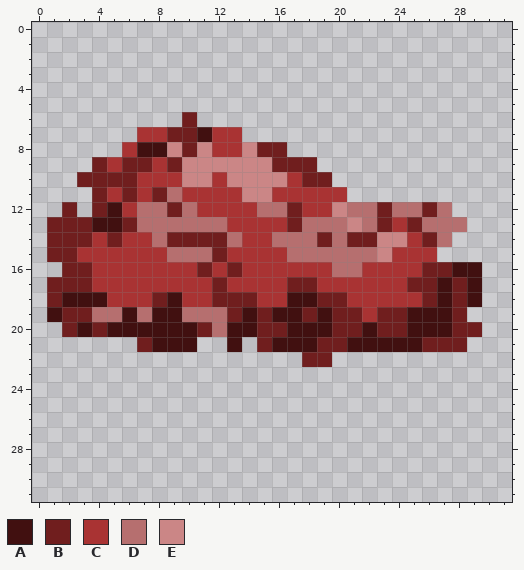
One commit to this pixel-art sprite: sprites/spr_pile1/87aecc43-8ed0-46d5-9b15-66b423465696.png. Above, as it was before the edit.
The file is 32x32 pixels. Colours within 5 levels of each other are drawn and written as one. The old version is drawn lined up with the new one.
Palette (. is transparent): A #411010  B #701e1e  C #a93333  D #b66f6f  E #cb8686
Pixels before, first column x 1:
 6 .........B...................
 7 ......CCBBACC................
 8 .....CAAEBECCEBB.............
 9 ...BCBBCBEEEEEEBBB...........
10 ..BBBBCCCEECEEEECBB..........
11 ...BCBCBDCCCCEECCCCC.........
12 .B.BACDDBDCCCCDDBCCEDDBDDBD..
13 BBBAABDDDDDDCCCCBDDDEDBCBDDD.
14 BBBCBCCDBBBBDCCDDDBDBBEECBD..
15 BBCCCCCCDDDBCCCCDDDDDDECCC...
16 .BBCCCCCCCBCBCCCCCCDDCCCCBBAA
17 BBBCCCCCCCCBCCCCBBCCCCCCBBABA
18 BAAACCCBACCBBBCCAABBCCCCCBABA
19 ABBDDADAADDDBABAABABBCBBAAAB.
20 .BABAAAAAABDAABBAAABBABBAAABB
21 ......BAAA..A.BAAABBAAAAABBB.
22 .................BB..........
Now the later version:
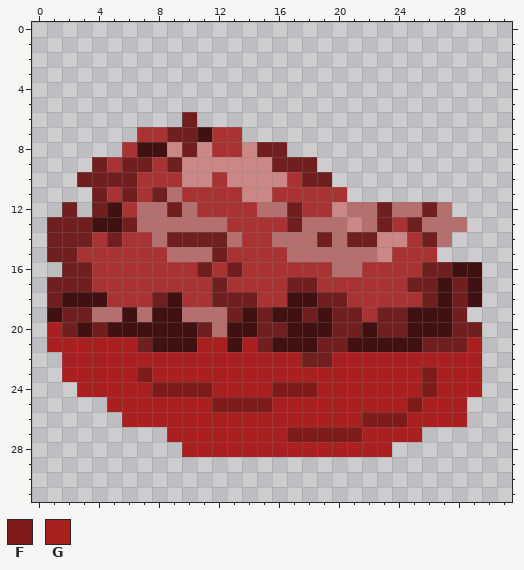
Colours new in this view: F #7f1c19  G #aa1f1f
Change:
whole drawing moved by +0,-4 (the old picture is shown already moved)
Colour F is added in row 23 at x 7 and 26; in row 24 at x 8 to 11, 16 to 18 and 26; in row 25 at x 12 to 15 and 25; in row 26 at x 22 to 24; in row 27 at x 17 to 21.
Colour G is added in row 20 at x 1; in row 21 at x 1 to 6, 11 to 12, 14 and 29; in row 22 at x 2 to 17 and 20 to 29; in row 23 at x 2 to 6, 8 to 25 and 27 to 29; in row 24 at x 3 to 7, 12 to 15, 19 to 25 and 27 to 29; in row 25 at x 5 to 11, 16 to 24 and 26 to 28.
Colour G is added in row 26 at x 6 to 21 and 25 to 28; in row 27 at x 9 to 16 and 22 to 25; in row 28 at x 10 to 23.
